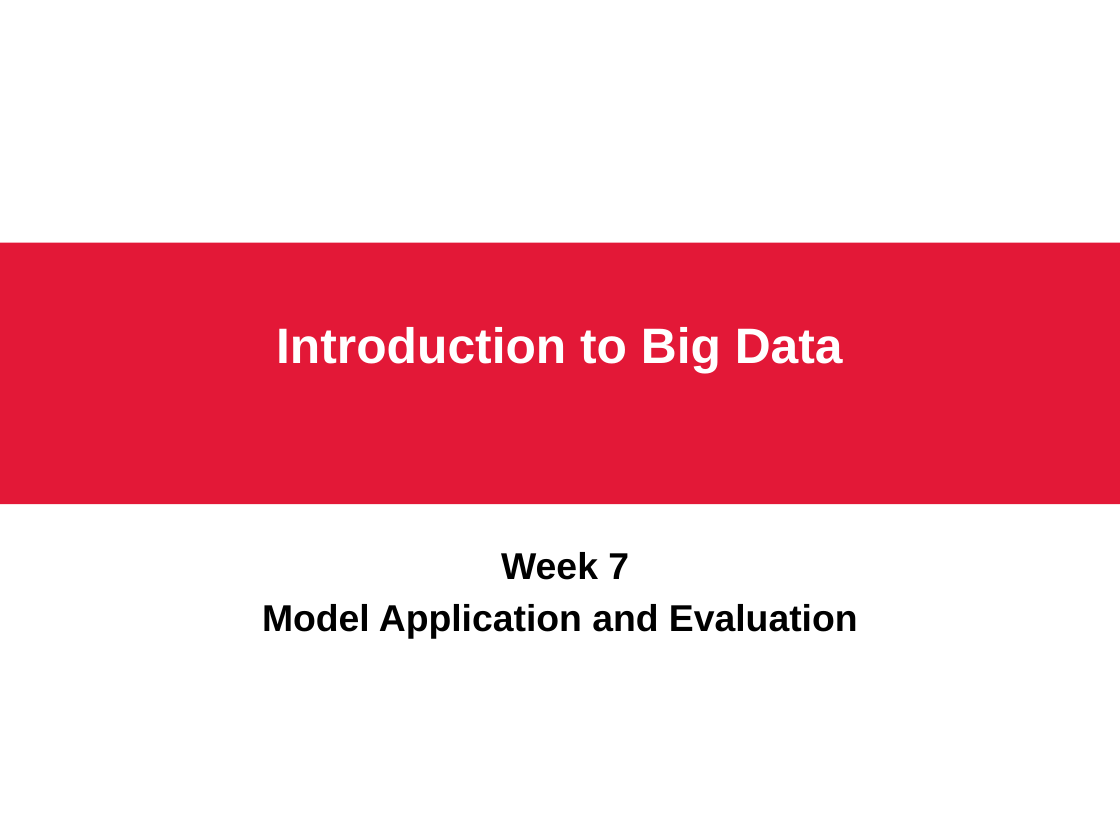
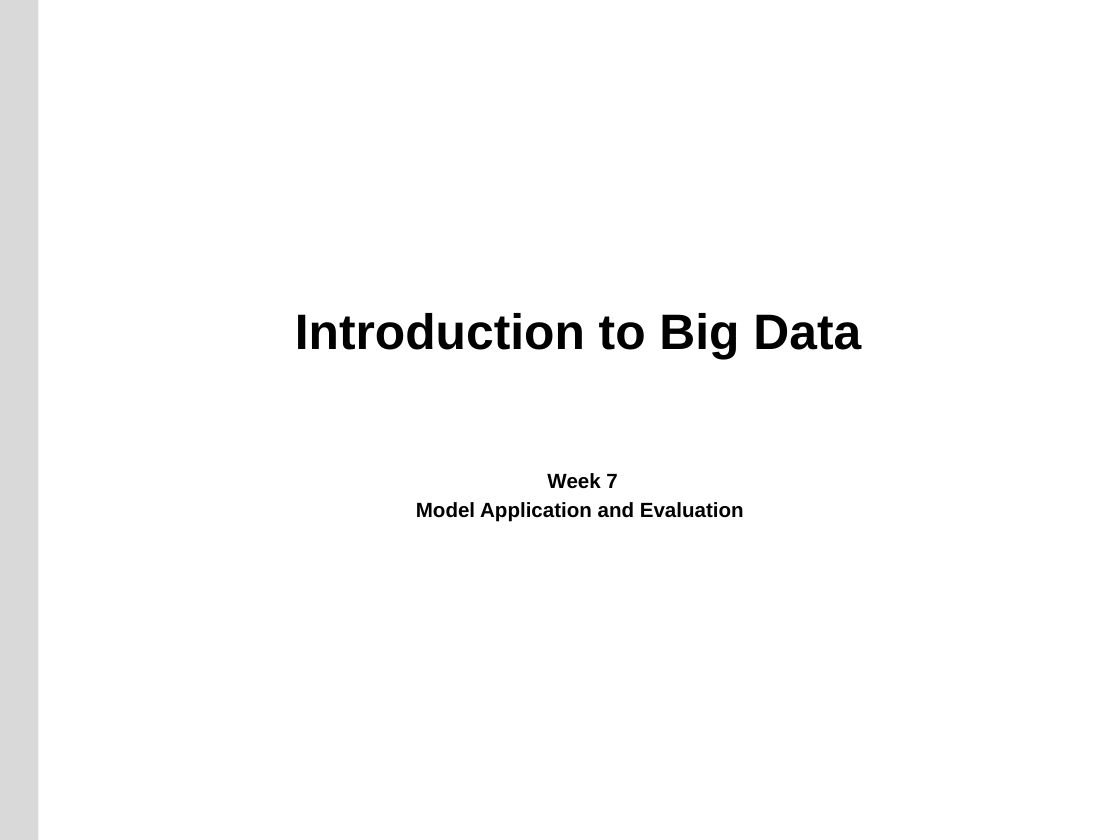
Before and after one commit to buyuhuang/csda1000_FT, a slide deck: slide 1 of day6/1. Lecture/Slides Week 7 CSDA 1000.pptx. Drawn at 1120x840 pixels with LibreOffice and Linux fonts; fonts in the diff are those of the drawing; background and template pictures are left out. Boxes give left, top, right and bottom in pixels: in the first picture for what was removed or moved away, otherwise in the second. Text is boxed around its words. In the diff, an @@ line names an element or a change of style, - is before the commit and + after.

```diff
--- a/day6/1. Lecture/Slides Week 7 CSDA 1000.pptx
+++ b/day6/1. Lecture/Slides Week 7 CSDA 1000.pptx
@@ rectangle added at (x1=0, y1=0, x2=38, y2=840), fill #D9D9D9 @@
@@ rectangle removed at (x1=0, y1=242, x2=1119, y2=503) @@
@@ title "Introduction to Big Data" moved from (x1=276, y1=327, x2=843, y2=373) to (x1=295, y1=313, x2=861, y2=359) @@
@@ title "Introduction to Big Data" at (x1=295, y1=313, x2=861, y2=359): text colour #FFFFFF to #000000 @@
@@ subtitle "Week 7" moved from (x1=262, y1=552, x2=858, y2=639) to (x1=416, y1=473, x2=744, y2=522) @@
@@ subtitle "Week 7" at (x1=416, y1=473, x2=744, y2=522): size 24 to 13.2 pt; less space between paragraphs @@
```
Also in this commit, not shown: 24 other slides changed, 84 slides added, 8 slides removed, 3 other files.
